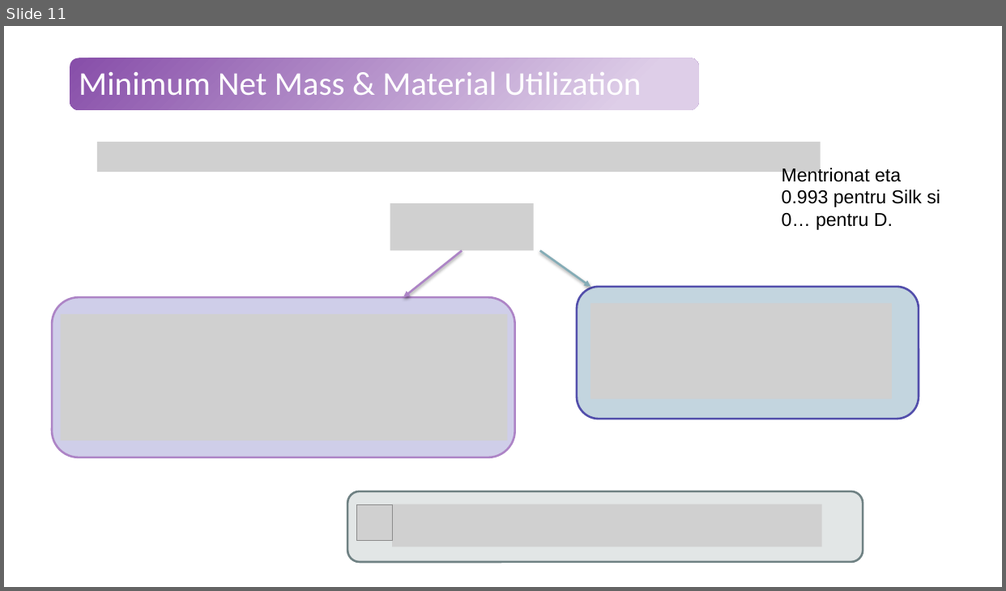
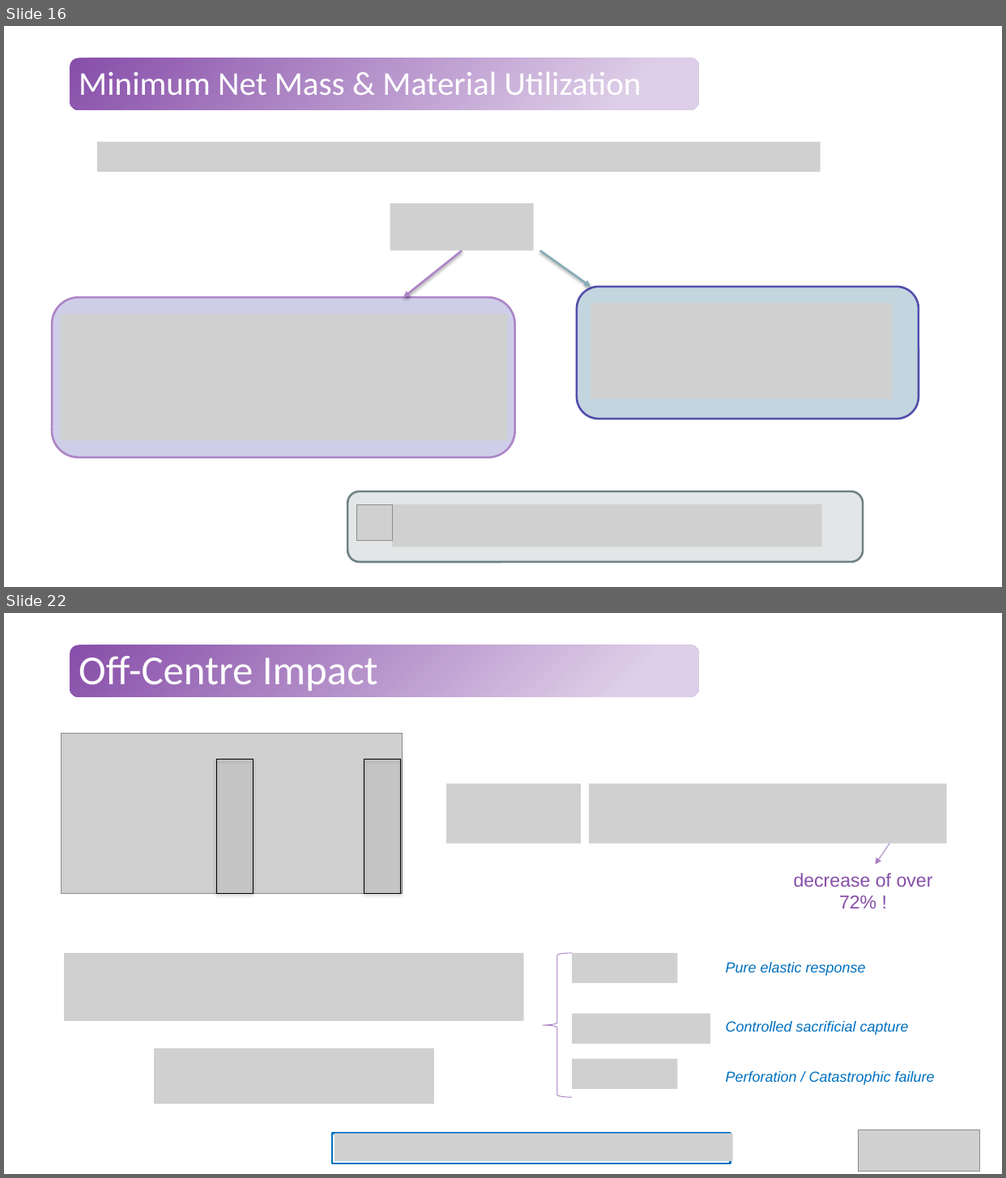
Before and after one commit to Tavi681/PoliPhysics, a slide deck: Tema 2/paper/Tema2.pptx. Shown one above the other, each under a label of ours: slide 11 before the commit, slides 16 and 22 after it; the slides between them are not shown. The pictures are 1006x591 and 1006x1178 pixels, drawn with LibreOffice and Linux fonts; fonts in the diff are those of the drawing; grey boxes stand for pictures. Boxes give left, top, right and bottom in pixels: in the first picture for what was removed or moved away, otherwise in the second. Text is boxed around its words. In the diff, an @@ line names an element or a change of style, - is before the commit and + after.

```diff
--- a/Tema 2/paper/Tema2.pptx
+++ b/Tema 2/paper/Tema2.pptx
@@ slide 22 added at bbox=[4, 613, 1002, 1174], background #FFFFFF; not listed: 1 template element that a slide beside it also shows @@
@@ title added at bbox=[79, 656, 378, 691], 39.6 pt, text #FFFFFF @@
+Off-Centre Impact
@@ picture added at bbox=[62, 734, 403, 894] @@
@@ rectangle added at bbox=[216, 760, 253, 894], fill #BFBFBF at 13% opacity, outline #000000 0.75 pt @@
@@ rectangle added at bbox=[364, 760, 401, 894], fill #BFBFBF at 13% opacity, outline #000000 0.75 pt @@
@@ picture added at bbox=[446, 784, 581, 844] @@
@@ picture added at bbox=[589, 784, 947, 844] @@
@@ arrow added from (900, 828) to (876, 865), #AA7FC3 0.75 pt @@
@@ text added at bbox=[794, 873, 933, 909], 18 pt, text #874EA9 @@
+decrease of over 72% !
@@ picture added at bbox=[64, 953, 523, 1021] @@
@@ left brace added at bbox=[543, 953, 572, 1097], outline #AA7FC3 0.75 pt @@
@@ picture added at bbox=[572, 953, 678, 983] @@
@@ text added at bbox=[726, 962, 866, 976], 14 pt, text #0070C0, italic @@
+Pure elastic response
@@ picture added at bbox=[572, 1013, 710, 1043] @@
@@ text added at bbox=[726, 1021, 909, 1035], 14 pt, text #0070C0, italic @@
+Controlled sacrificial capture
@@ picture added at bbox=[154, 1049, 434, 1104] @@
@@ picture added at bbox=[572, 1059, 678, 1089] @@
@@ text added at bbox=[726, 1071, 935, 1085], 14 pt, text #0070C0, italic @@
+Perforation / Catastrophic failure
@@ rectangle added at bbox=[332, 1133, 731, 1163], fill #FFFFFF, outline #0070C0 2 pt @@
@@ picture added at bbox=[335, 1134, 733, 1161] @@
@@ picture added at bbox=[859, 1131, 980, 1171] @@
@@ what was slide 11 is now slide 16 @@
@@ slide 16 changed as well @@
@@ text removed at bbox=[782, 166, 940, 230] @@
-Mentrionat eta 0.993 pentru Silk si 0… pentru D.
```
Also in this commit, not shown: 9 other slides changed, 11 other slides added, 2 slides removed.
